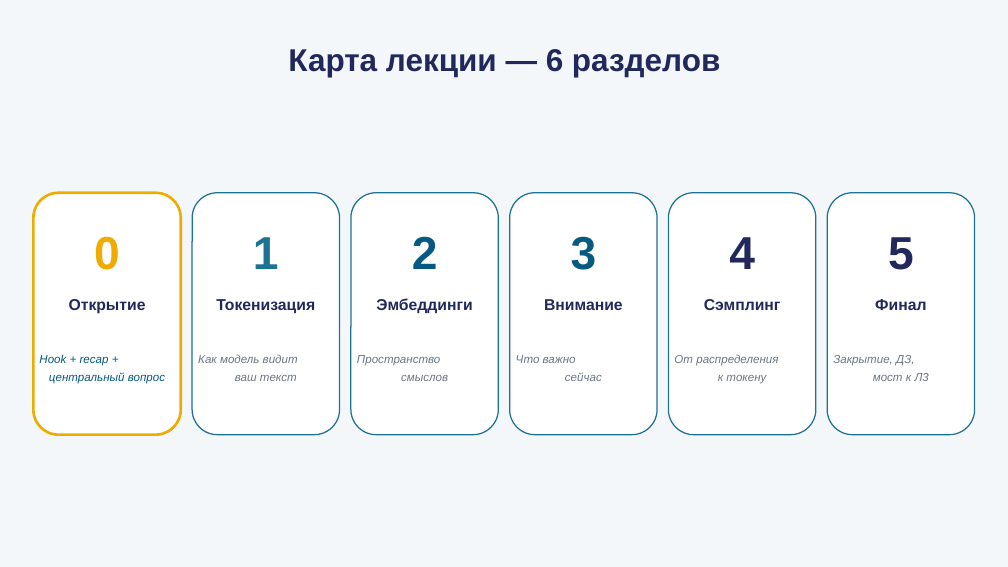
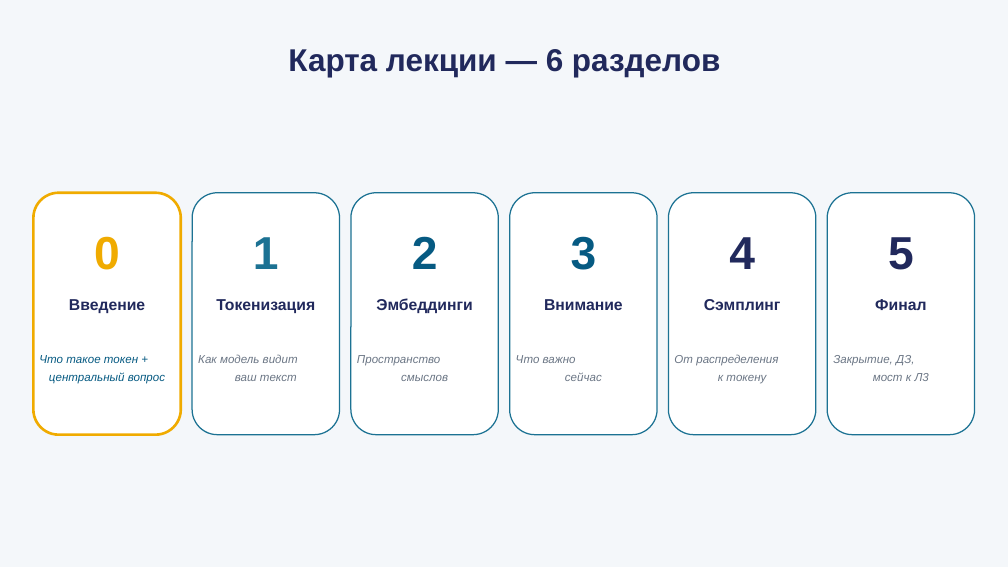
Before and after one commit to tellina-study/AI-usage-lessons, a slide deck: slide 3 of library/lectures/lec-02/rendered/lec-02.pptx. Drawn at 1008x567 pixels with LibreOffice and Linux fonts; fonts in the diff are those of the drawing. Boxes give left, top, right and bottom in pixels: in the first picture for what was removed or moved away, otherwise in the second. Text is boxed around its words. In the diff, an @@ line names an element or a change of style, - is before the commit and + after.

```diff
--- a/library/lectures/lec-02/rendered/lec-02.pptx
+++ b/library/lectures/lec-02/rendered/lec-02.pptx
@@ text at [69, 299, 145, 313]: text changed @@
-Открытие
+Введение
@@ text at [39, 355, 165, 384]: text changed @@
-Hook + recap +
-центральный вопрос
+Что такое токен +
+центральный вопрос
```
Also in this commit, not shown: 6 other slides changed, 1 slide added, 16 other files.
